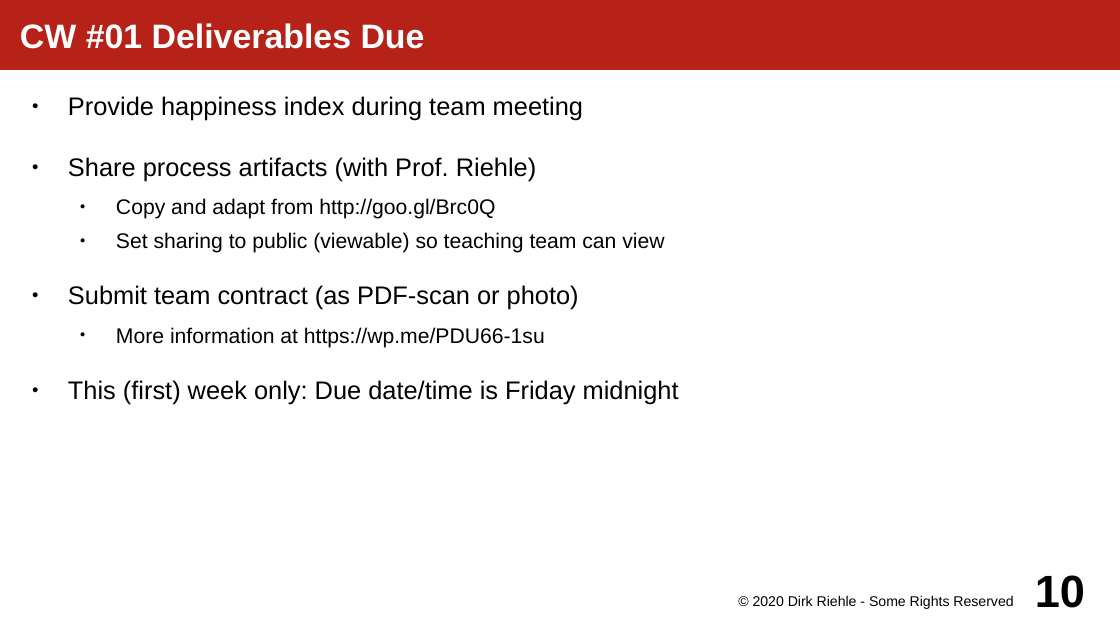
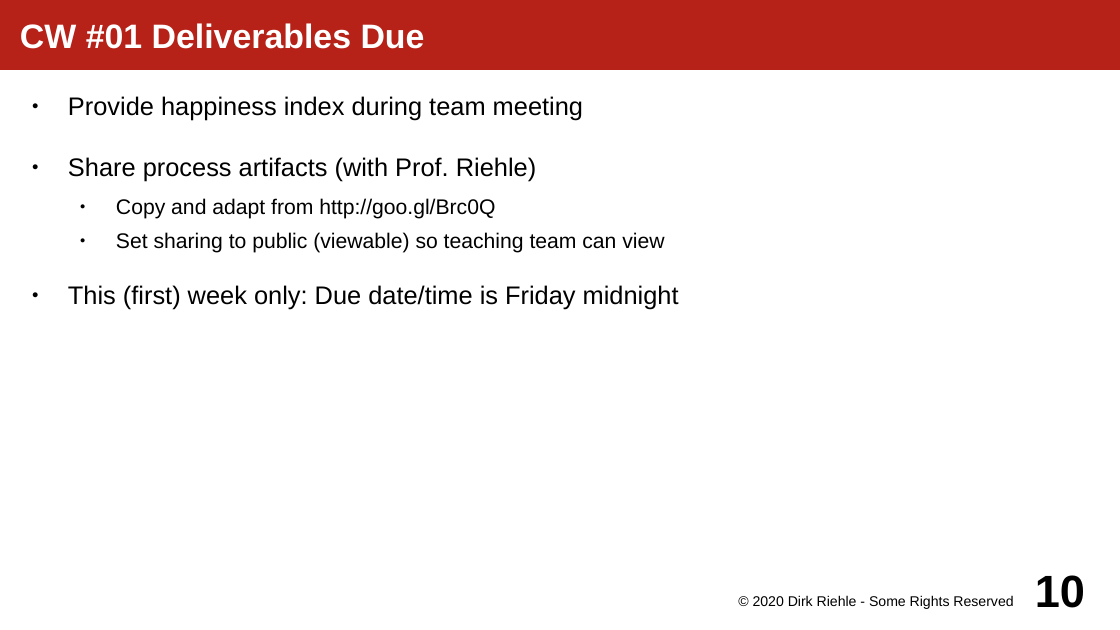
Before and after one commit to dirkriehle/amos-course, a slide deck: slide 10 of Lecture slides/AMOS A02 - Course Schedule.odp. Drawn at 1120x630 pixels with LibreOffice and Linux fonts; fonts in the diff are those of the drawing. Boxes give left, top, right and bottom in pixels: in the first picture for what was removed or moved away, otherwise in the second. Text is boxed around its words. In the diff, an @@ line names an element or a change of style, - is before the commit and + after.

```diff
--- a/Lecture slides/AMOS A02 - Course Schedule.odp
+++ b/Lecture slides/AMOS A02 - Course Schedule.odp
@@ text at (68, 285, 579, 348): paragraphs removed @@
-● Submit team contract (as PDF-scan or photo)
-  ● More information at https://wp.me/PDU66-1su
```
Also in this commit, not shown: 6 other slides changed, 4 other files.
